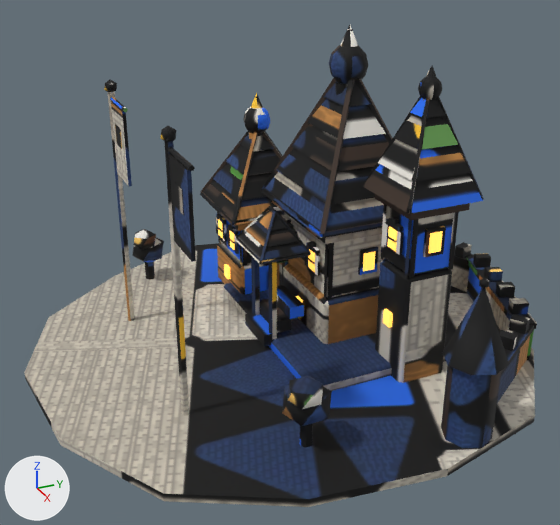
An edit to the glTF model game/assets/models/residence_dl3_blue.glb, drawn before and after from the same camera.
Camera for both pictures: a camera (50 mm lens) standing at (2.062, -0.952, 1.306) and looking at (0.061, -0.051, 0.306). The lights are fixed; the arrows at lower left show +X, +Y and +Z. The first picture is the older version. Vertices at exactly the same position are counted once.

Objects in the first picture: 'residence_dl3_blue'.
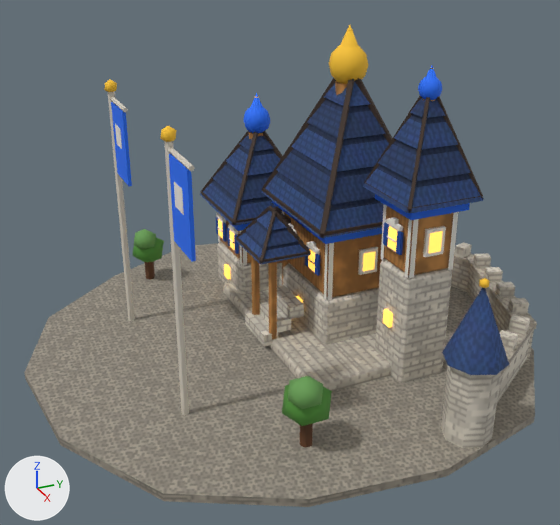
What differs and where, as boxes (x1, y1, x2, y2) in the pictures (560 x 525 px; the box of a moved part takes in the faces that stretch with it):
part 1 of me_m, moved or reshaped: before (236, 97, 482, 261); after (235, 97, 482, 262)
part 2 of me_m, surface changed: (24, 25, 537, 507) in both

The change in detail:
me_m is used by ob_residence_dl3_blue; location (0.0, 0.0, 0.0).
me_m had 2500 vertices, 3606 faces and spanned x -0.84..0.8, y -0.83..0.8, z -0.01..1.0.
me_m now has 2500 vertices, 3546 faces and spans x -0.84..0.8, y -0.83..0.8, z -0.01..1.0.
Part 1, on me_m:
9 vertices are removed from x -0.1..0.46, y -0.13..0.38, z 0.34..0.59.
122 faces are deleted.
4 vertices in x -0.15..0.15, y 0.07..0.15, z 0.58..0.75 move by (0.0, 0.01, 0.01).
4 vertices in x 0.08..0.16, y 0.08..0.32, z 0.58..0.75 move by (-0.01, 0.0, 0.01).
4 vertices in x -0.16..-0.08, y 0.08..0.32, z 0.58..0.75 move by (0.01, 0.0, 0.01).
4 vertices in x -0.15..0.15, y 0.25..0.33, z 0.58..0.75 move by (0.0, -0.01, 0.01).
16 vertices move within x -0.19..0.19, y 0.04..0.36, z 0.5..0.67.
9 vertices are added at x -0.11..0.46, y -0.14..0.38, z 0.34..0.58.
62 new faces join them, mat_baked (picture img_bake).
me_m part 2: 3472 kept faces spanning x -0.84..0.8, y -0.83..0.8, z -0.01..1.0 get new texture (UV) coordinates.
